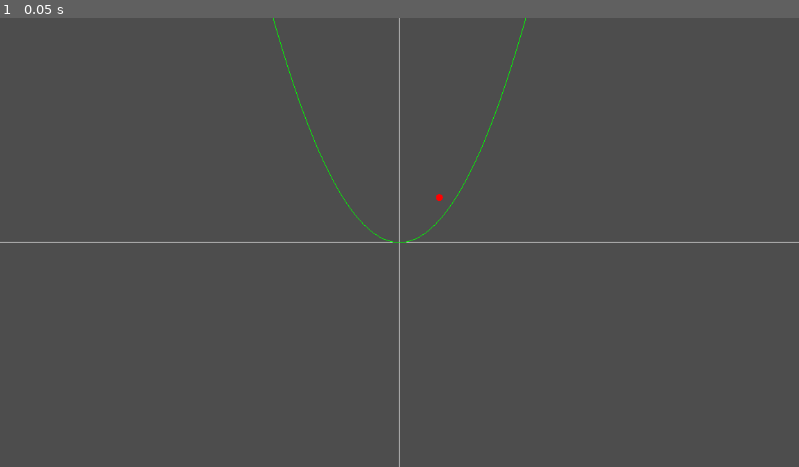
Above: before the commit, frame 1.
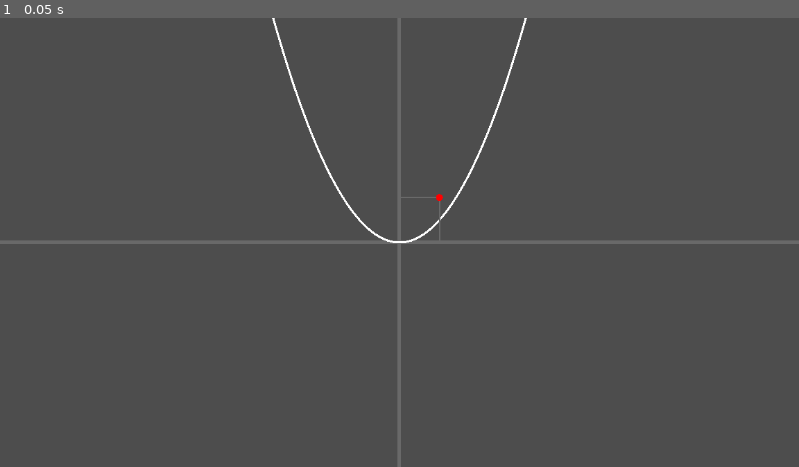
Above: after the commit, the same moment.

Repository: mjXmsdgh/game_gallery
Game: Godot game, scene res://2_game_scene/min_search/scene/xy_axis.tscn
The game is run twice, just before and just after one commit, with the same random seed, the same clock (stepped at 60 frames per second) and the same inputs. This scene is started directly instead of the project's main scene.
Inputs:
- Up to frame 1 (0.05 s): no input

The runs differ from the first frame. In frame 1, 1.1% of the frame differs, in the area x 0-100%, y 0-100%.

Commit message:
add point

Diff:
--- a/2_game_scene/min_search/script/QuadraticGraph.gd
+++ b/2_game_scene/min_search/script/QuadraticGraph.gd
@@ -49,7 +49,7 @@
 		var screen_current_point: Vector2 = wtos_node.world_to_screen(current_point)
 
 		# 直前の点から現在の点まで緑色の線を描画
-		draw_line(screen_previous_point, screen_current_point, Color.GREEN)
+		draw_line(screen_previous_point, screen_current_point, Color.WHITE,3.0)
 
 		previous_point = current_point  # 現在の点を次のループの直前の点として保存
 
--- a/2_game_scene/min_search/script/axis.gd
+++ b/2_game_scene/min_search/script/axis.gd
@@ -22,12 +22,12 @@
 	# x軸
 	var x_axis_start: Vector2 = Vector2(0, center.y)
 	var x_axis_end: Vector2 = Vector2(screen_size.x, center.y)
-	draw_line(x_axis_start, x_axis_end, Color.WHITE)
+	draw_line(x_axis_start, x_axis_end, Color.DIM_GRAY,5.0)
 
 	# y軸
 	var y_axis_start: Vector2 = Vector2(center.x, 0)
 	var y_axis_end: Vector2 = Vector2(center.x, screen_size.y)
-	draw_line(y_axis_start, y_axis_end, Color.WHITE)
+	draw_line(y_axis_start, y_axis_end, Color.DIM_GRAY,5.0)
 
 func _ready():
 	queue_redraw()
--- a/2_game_scene/min_search/script/point_node.gd
+++ b/2_game_scene/min_search/script/point_node.gd
@@ -14,8 +14,19 @@
 	点を描画する関数
 	"""
 	var point: Vector2=Vector2(1,2)
+	var screen_point=wtos_node.world_to_screen(point)
 
-	var screen_point=wtos_node.world_to_screen(point)
+	# x軸への垂線
+	var v_point=Vector2(1,0)
+	var v_screen_point=wtos_node.world_to_screen(v_point)
+	draw_line(screen_point,v_screen_point,Color.DIM_GRAY,2.0)
+
+	# y軸への垂線
+	var h_point=Vector2(0,2)
+	var h_screen_point=wtos_node.world_to_screen(h_point)
+	draw_line(screen_point,h_screen_point,Color.DIM_GRAY,2.0)
+
+	# 点
 	draw_circle(screen_point,5,Color.RED)
 
 func _draw() -> void:
--- a/2_game_scene/min_search/script/xy_axis.gd
+++ b/2_game_scene/min_search/script/xy_axis.gd
@@ -123,7 +123,7 @@
 	var x_axis_end: Vector2 = Vector2(screen_size.x, center.y)
 
 	# x軸を白色で描画
-	draw_line(x_axis_start, x_axis_end, Color.WHITE)
+	draw_line(x_axis_start, x_axis_end, Color.WHITE,5.0)
 
 	# -----y軸の描画-----
 
@@ -131,7 +131,7 @@
 	var y_axis_start:Vector2=Vector2(center.x,0)
 
 	# y軸の終点（画面中心のx座標、下端）
-	var y_axis_end:Vector2=Vector2(center.x,screen_size.y)
+	var y_axis_end:Vector2=Vector2(center.x,screen_size.y,5.0)
 
 	# y軸を白色で描画
 	draw_line(y_axis_start,y_axis_end,Color.WHITE)
